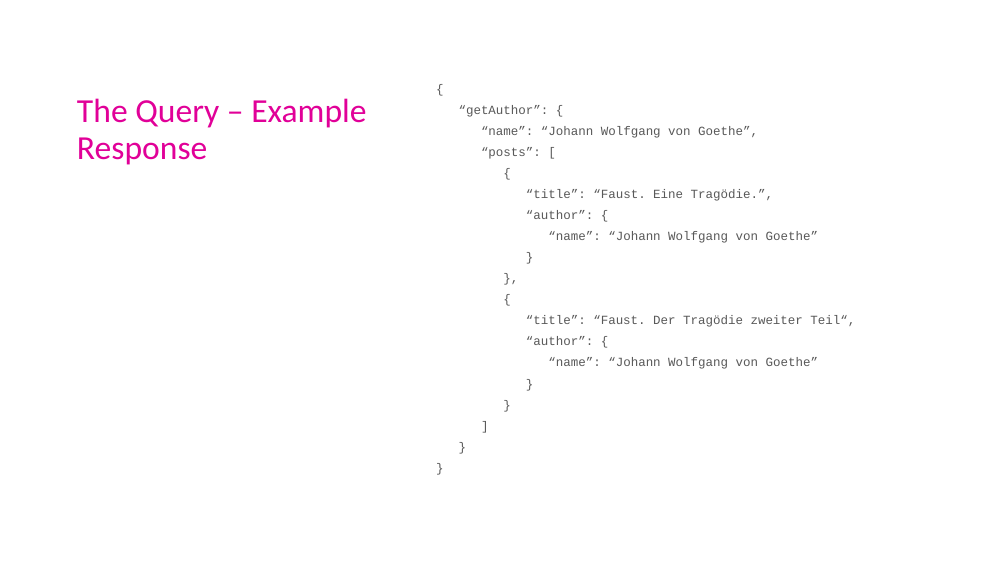
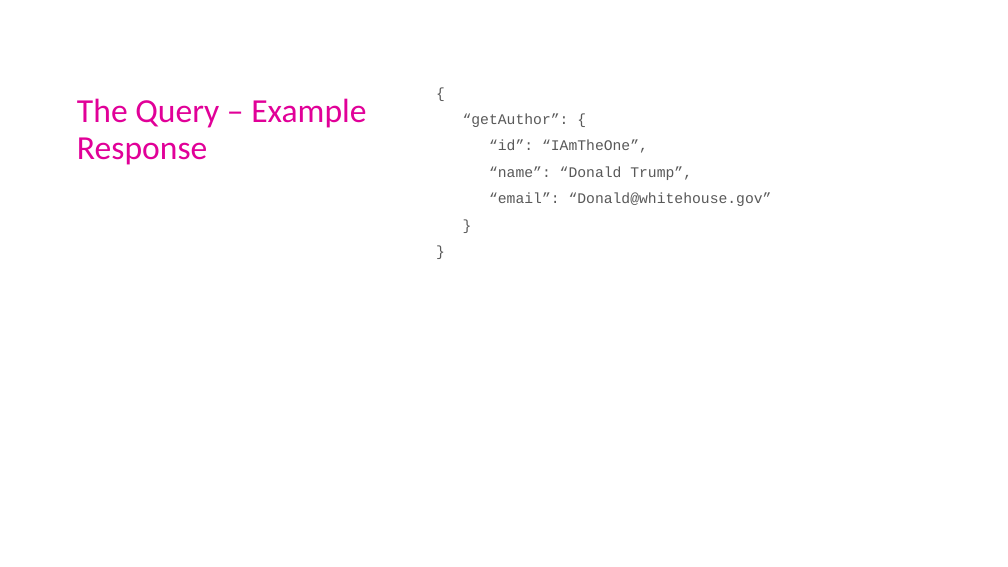
Before and after one commit to ArneSchulze/GraphQL, a slide deck: slide 16 of slides.pptx (slide 14 before the commit). Drawn at 1008x567 pixels with LibreOffice and Linux fonts; fonts in the diff are those of the drawing. Boxes give left, top, right and bottom in pixels: in the first picture for what was removed or moved away, otherwise in the second. Text is boxed around its words. In the diff, an @@ line names an element or a change of style, - is before the commit and + after.

```diff
--- a/slides.pptx
+++ b/slides.pptx
@@ text at <box>463,113,772,206</box>: paragraphs removed @@
-]
-}
-}
@@ text at <box>463,113,569,127</box>: size 11.9 to 14 pt in "{", "“getAuthor”: {", "}", "}"; line spacing 0.7 to 0.9 @@
@@ text at <box>489,140,772,206</box>: text changed; size 11.9 to 14 pt @@
-“name”: “Johann Wolfgang von Goethe”,
-“posts”: [
-{
-“title”: “Faust. Eine Tragödie.”,
-“author”: {
-“name”: “Johann Wolfgang von Goethe”
-}
-},
-{
-“title”: “Faust. Der Tragödie zweiter Teil“,
-“author”: {
-“name”: “Johann Wolfgang von Goethe”
+“id”: “IAmTheOne”,
+“name”: “Donald Trump”,
+“email”: “Donald@whitehouse.gov”
```
Also in this commit, not shown: 9 other slides changed, 4 slides added, 1 other file.
